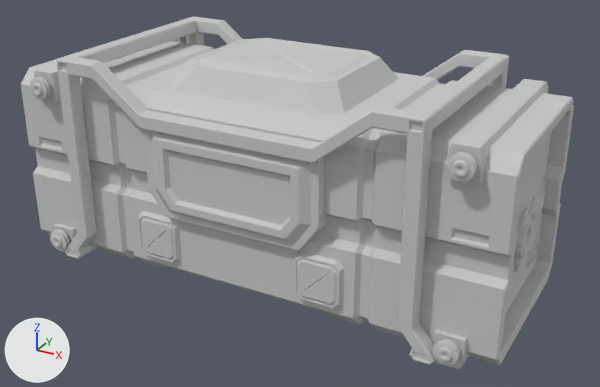
An edit to the FBX model resource/ani/상호작용 or 아이템/Obj_Container01.FBX, drawn before and after from the same camera.
Rendered twice from a 50 mm camera at (6.1, -10.61, 4.83) aimed at (0.3, -0.06, -0.44). The lights are fixed; the arrows at lower left show +X, +Y and +Z. Where no turn or scale is listed for an object, it has been applied to the vertices.

In view in the first picture: 'Obj_ContainerBox'.
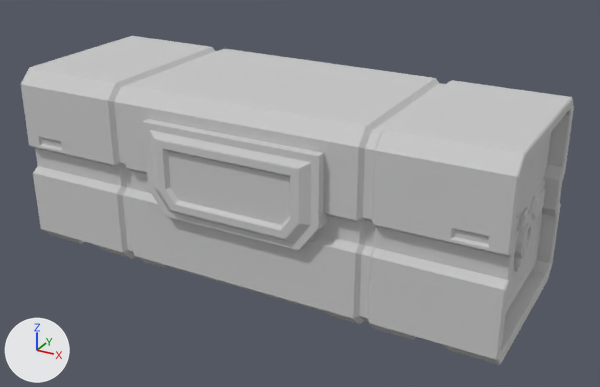
Edits to the bpy script that builds the scene:
```text
Change me_mesh_001:
    used by ob_obj_containerbox; location = (0.0, 0.0, 0.0)
    remove me_mesh_001.from_pydata(...)  # 4853 vertices, 4822 faces; spans x -4.0..4.0, y -1.76..1.76, z -1.71..1.71
    add me_mesh_001.from_pydata(...)  # 2164 vertices, 2128 faces; spans x -4.0..4.0, y -1.71..1.71, z -1.67..1.33
    me_mesh_001 part 1: 18 loose pieces with 2689 vertices, spanning x -3.81..3.81, y -1.76..1.76, z -1.71..1.71, are deleted
```

Where the change shows, as pixel boxes [x1, y1, x2, y2] in the pictures (600 x 387 px):
'Obj_ContainerBox', reshaped (7% shorter): before [21, 17, 574, 369]; after [21, 36, 574, 365]
part 1 of me_mesh_001, deleted: before [30, 17, 549, 369]
